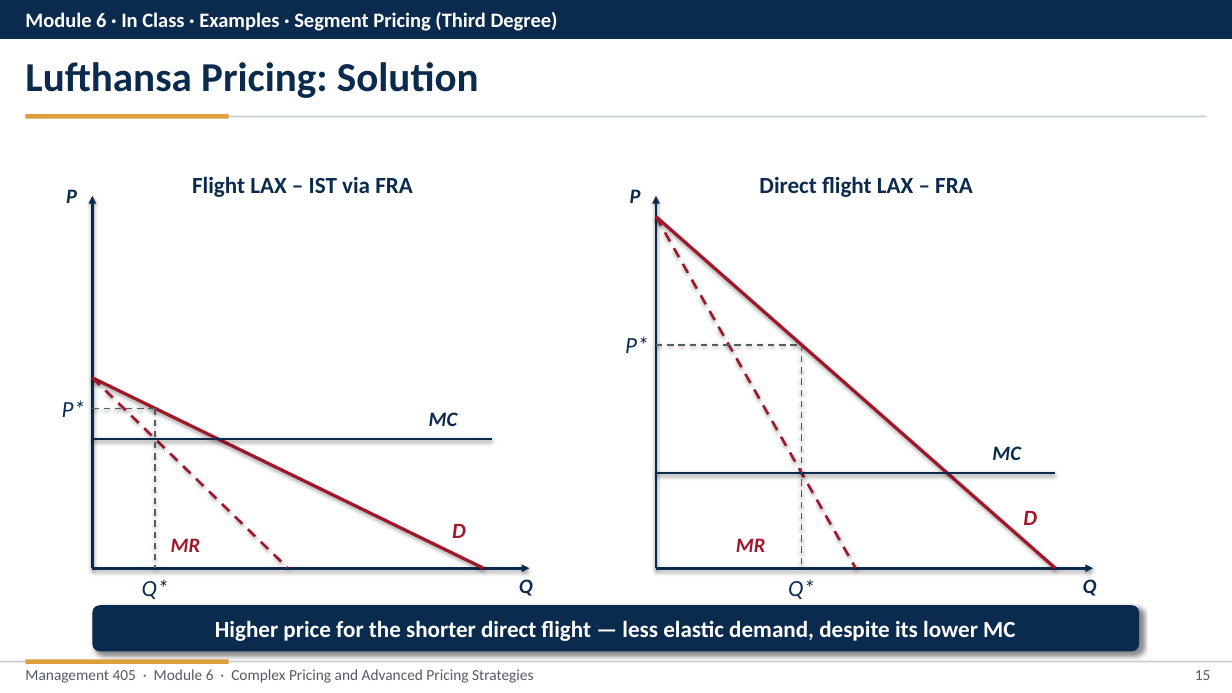
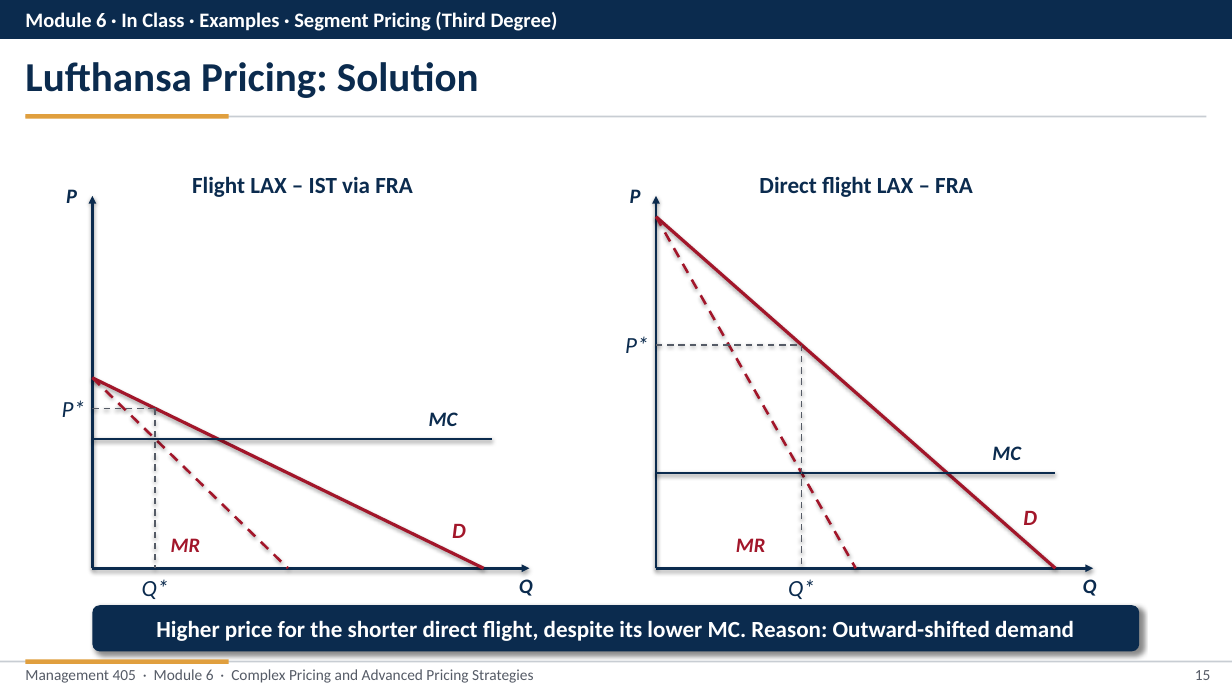
Before and after one commit to nvoigtla/MGMT-405-FEMBA, a slide deck: slide 15 of inclass/Module-6-In-Class-FEMBA-Slides.pptx. Drawn at 1232x693 pixels with LibreOffice and Linux fonts; fonts in the diff are those of the drawing. Boxes give left, top, right and bottom in pixels: in the first picture for what was removed or moved away, otherwise in the second. Text is boxed around its words. In the diff, an @@ line names an element or a change of style, - is before the commit and + after.

```diff
--- a/inclass/Module-6-In-Class-FEMBA-Slides.pptx
+++ b/inclass/Module-6-In-Class-FEMBA-Slides.pptx
@@ text in rounded rectangle at box(156, 620, 1074, 641): text changed @@
-Higher price for the shorter direct flight — less elastic demand, despite its lower MC
+Higher price for the shorter direct flight, despite its lower MC. Reason: Outward-shifted demand
```
Also in this commit, not shown: 5 other slides changed, 41 other files.
